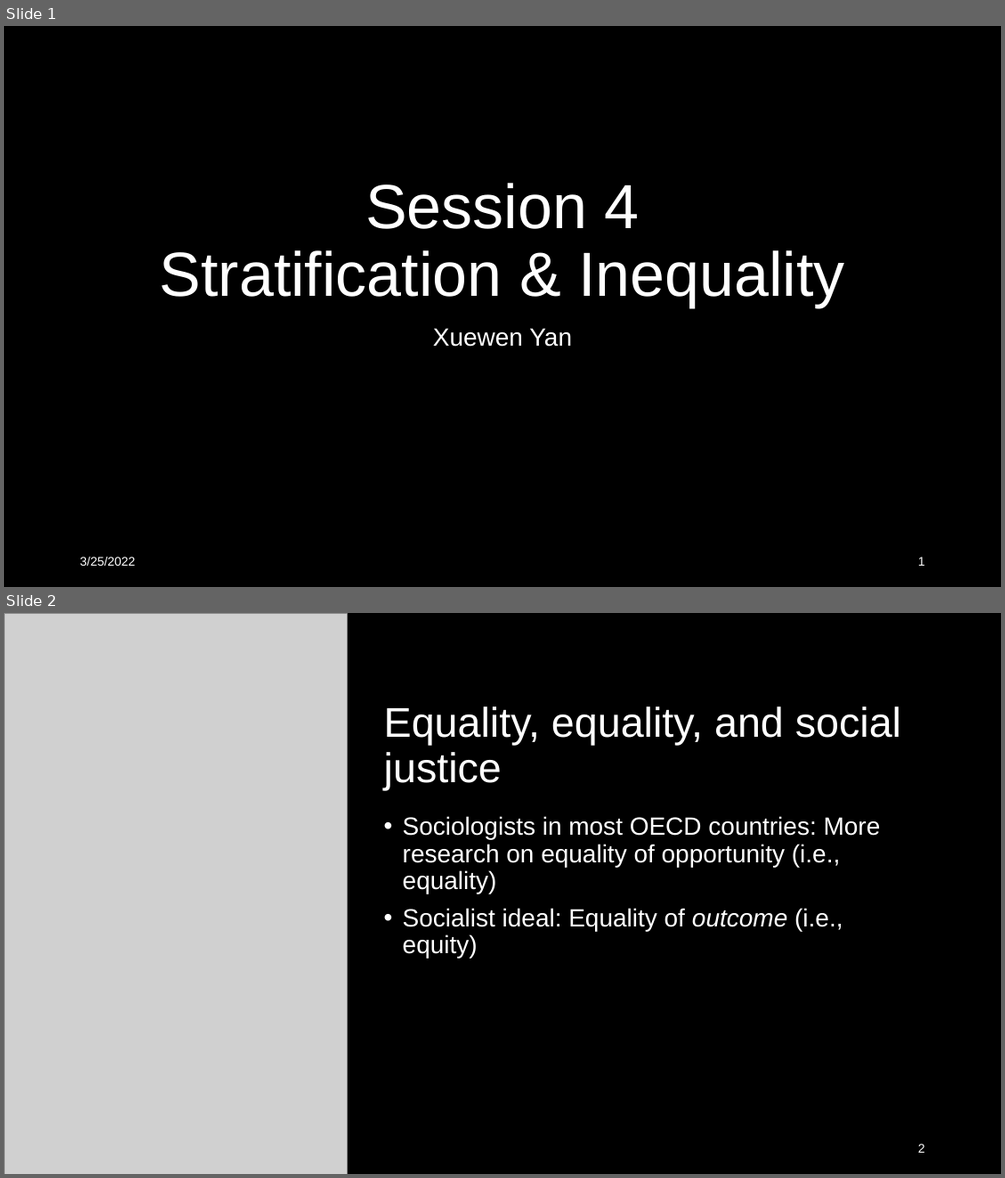
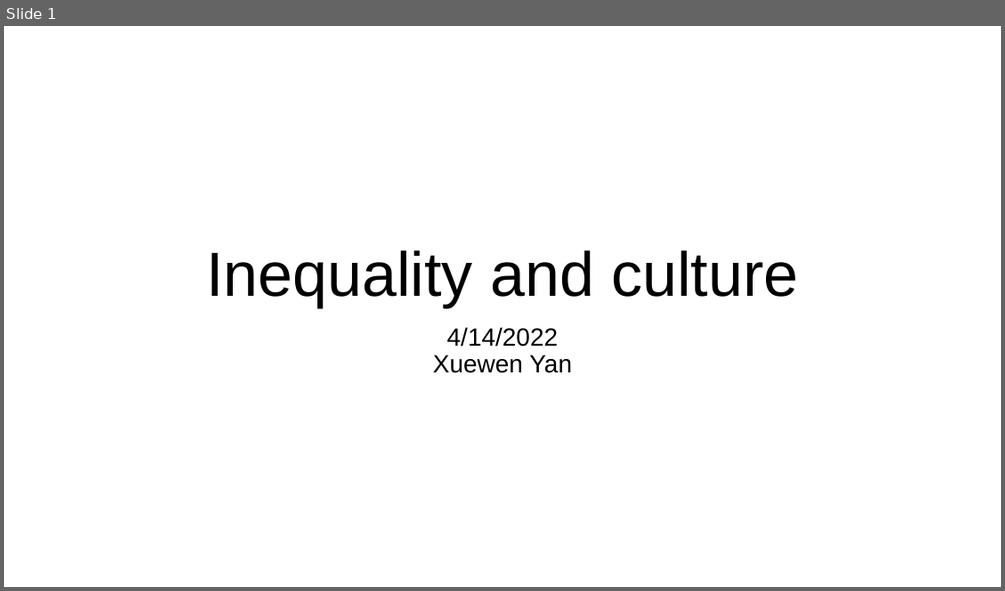
Before and after one commit to XueWenSYan/Intro_to_sociology, a slide deck: Meeting 4.pptx. Shown one above the other, each under a label of ours: slides 1 and 2 before the commit, slide 1 after it. The pictures are 1005x1178 and 1005x591 pixels, drawn with LibreOffice and Linux fonts; fonts in the diff are those of the drawing; grey boxes stand for pictures. Boxes give left, top, right and bottom in pixels: in the first picture for what was removed or moved away, otherwise in the second. Text is boxed around its words. In the diff, an @@ line names an element or a change of style, - is before the commit and + after.

```diff
--- a/Meeting 4.pptx
+++ b/Meeting 4.pptx
@@ slide 2 removed at [4, 613, 1001, 1174], background #000000 @@
@@ picture removed at [4, 613, 348, 1174] @@
@@ title removed at [384, 706, 901, 790] @@
-Equality, equality, and social justice
@@ text removed at [403, 816, 881, 957] @@
-• Sociologists in most OECD countries: More research on equality of opportunity (i.e., equality)
-• Socialist ideal: Equality of outcome (i.e., equity)
@@ page number removed at [918, 1143, 925, 1152] @@
-2
@@ slide 1 changed as well @@
@@ background #000000 to #FFFFFF @@
@@ title at [206, 250, 798, 307]: text changed; text colour #FFFFFF to #000000 @@
-Session 4
-Stratification & Inequality
+Inequality and culture
@@ subtitle at [447, 327, 558, 346]: paragraph added @@
+4/14/2022
@@ subtitle at [433, 354, 572, 373]: text colour #FFFFFF to #000000 in "Xuewen Yan"; less space between paragraphs @@
@@ text removed at [80, 556, 135, 565] @@
-3/25/2022
@@ page number removed at [918, 556, 925, 565] @@
-1
```
Also in this commit, not shown: 1 other slide changed, 9 slides added, 8 other slides removed, 11 other files.
